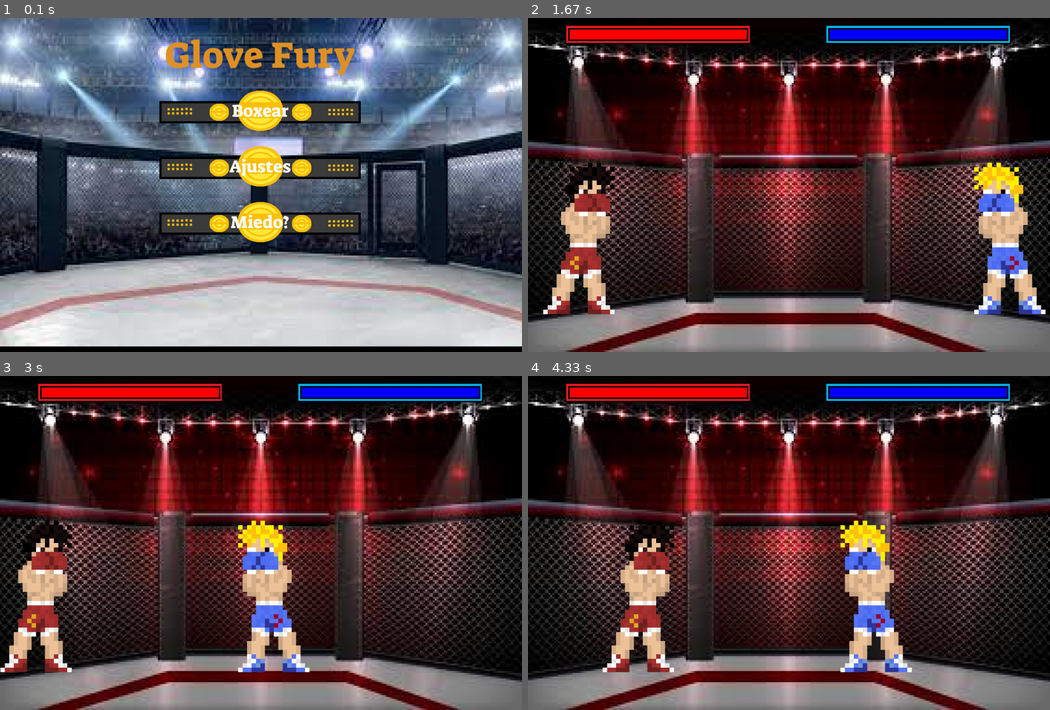
Above: before the commit, frames 1-4 (two rows, left to right).
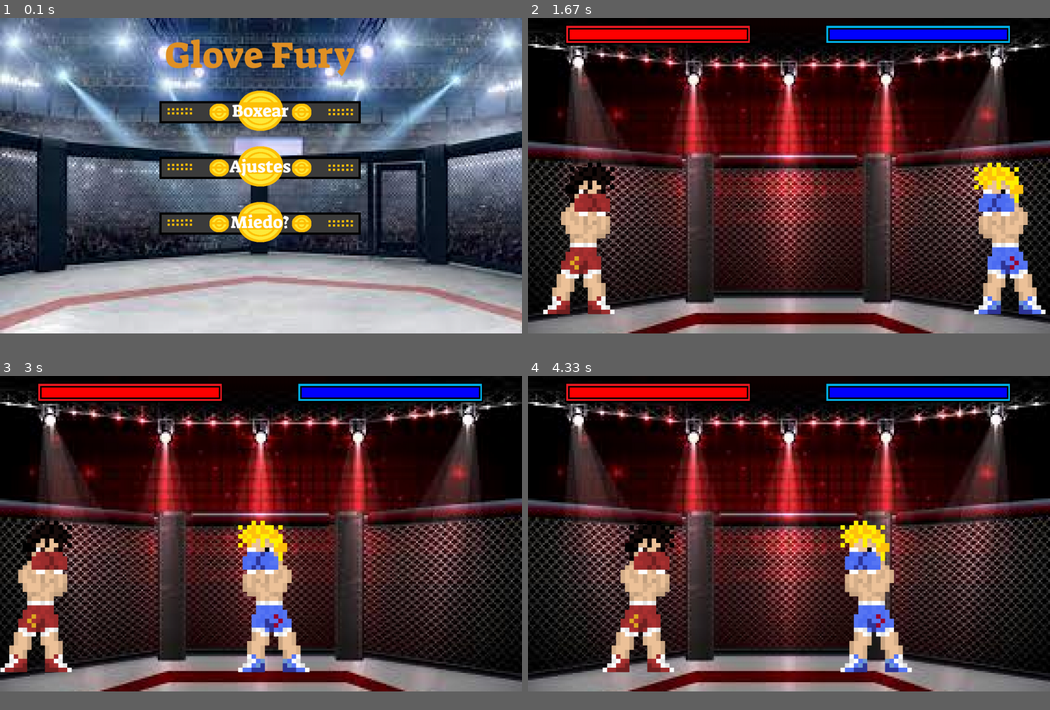
Above: after the commit, the same moments.

Repository: Tobve/Glove-Fury
Game: pygame game, started from Glove-Fury/main.py
Same seed, same stepped clock (60 frames per second), same inputs: the game is played once before the commit and once after it.
Inputs:
- Up to frame 1 (0.1 s): no input
- Up to frame 2 (1.67 s): click "Boxear" at 0.38 s; tap D at 0.67 s
- Up to frame 3 (3 s): hold Left 2-2.53 s; hold Left 2.57-2.97 s; hold A 2.57-2.97 s
- Up to frame 4 (4.33 s): hold Right 3-3.63 s; hold D 3-3.63 s; hold Left 3.67-4.13 s; hold A 3.67-4.13 s; hold Right from 4.17 s (still down); hold D from 4.17 s (still down)
In our replay, the window is 900x576 before the commit and 900x544 after it. These sizes can differ from the game's own. Grey fills any space a smaller window leaves; there, only what the larger window draws over its background counts as a difference.

The runs differ from the first frame. In frame 1, 4.0% of the frame differs, in the area x 0-100%, y 94-99%; in frame 2, 3.8%; in frame 3, 3.8%; in frame 4, 3.8%.

Commit message:
Update main.py

Diff:
--- a/Glove-Fury/main.py
+++ b/Glove-Fury/main.py
@@ -5,7 +5,7 @@
 pygame.init()
 
 # Definición de la pantalla y carga de imágenes
-screen = pygame.display.set_mode((1405, 900))
+screen = pygame.display.set_mode((1405, 850))
 pygame.display.set_caption("Glove Fury")
 
 OptionsBG = pygame.image.load("assets/Faceoff.png")
